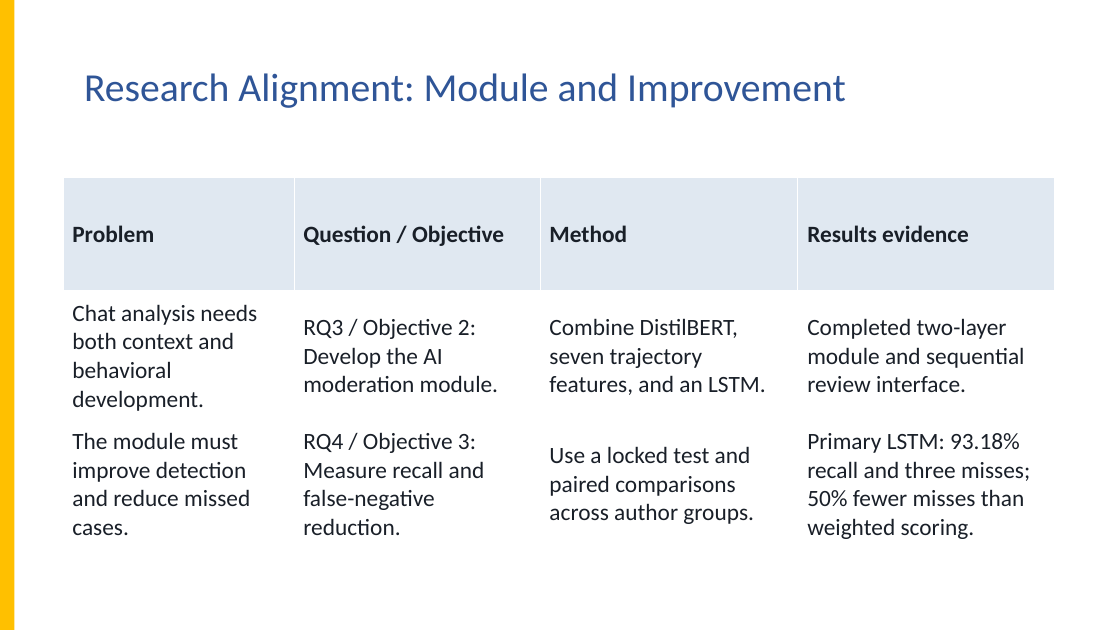
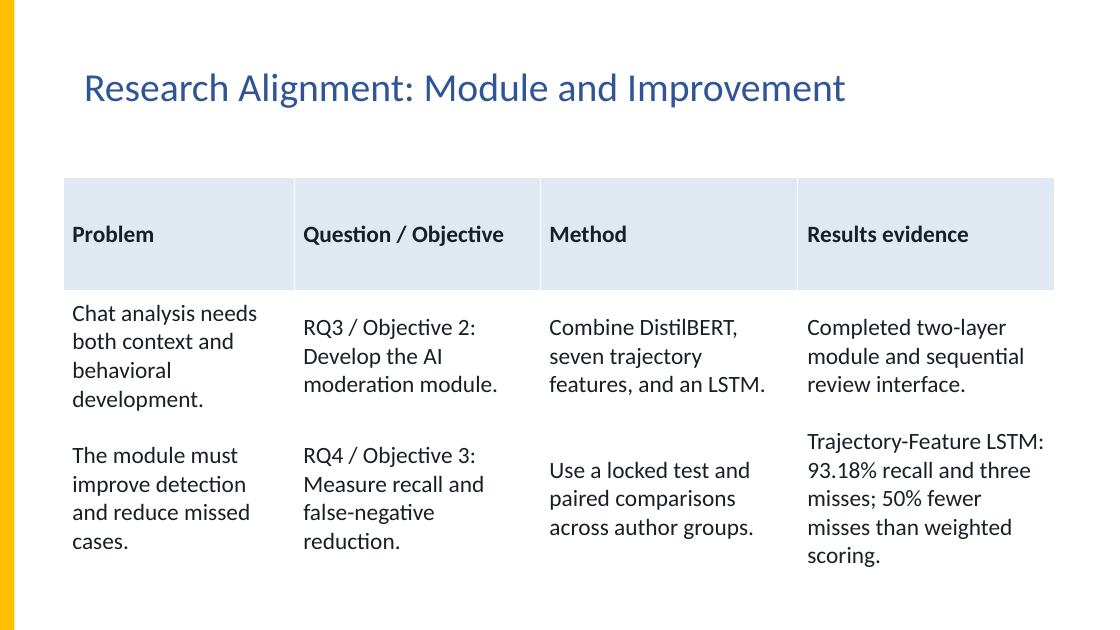
Before and after one commit to apcjomaala1/THESIS, a slide deck: slide 9 of WASD - Thesis 2 - F2 and latency revised.pptx. Drawn at 1120x630 pixels with LibreOffice and Linux fonts; fonts in the diff are those of the drawing; background and template pictures are left out. Boxes give left, top, right and bottom in pixels: in the first picture for what was removed or moved away, otherwise in the second. Text is boxed around its words. In the diff, an @@ line names an element or a change of style, - is before the commit and + after.

Commit message:
Describe both LSTM variants by inputs and remove preferred-model emphasis

```diff
--- a/WASD - Thesis 2 - F2 and latency revised.pptx
+++ b/WASD - Thesis 2 - F2 and latency revised.pptx
@@ table at box(63, 177, 1055, 571) @@
-row 3, column 4: Primary LSTM: 93.18% recall and three misses; 50% fewer misses than weighted scoring.
+row 3, column 4: Trajectory-Feature LSTM: 93.18% recall and three misses; 50% fewer misses than weighted scoring.
```
Also in this commit, not shown: 17 other slides changed, 1 slide added, 1 slide removed, 20 other files.
